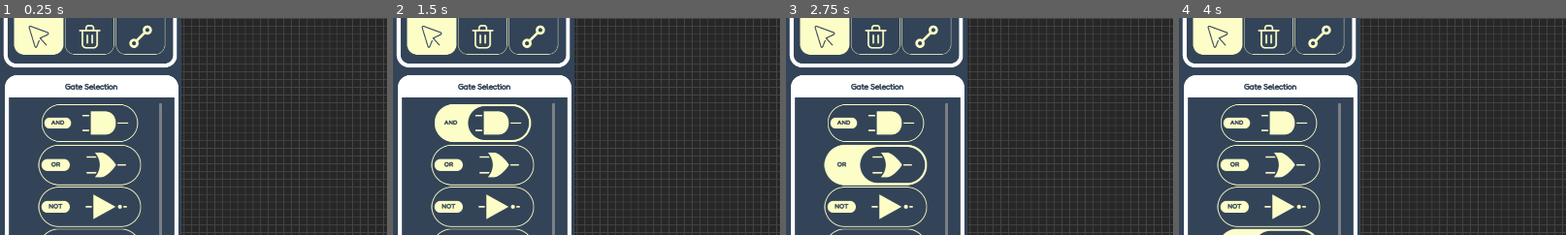
Above: before the commit, frames 1-4 (left to right).
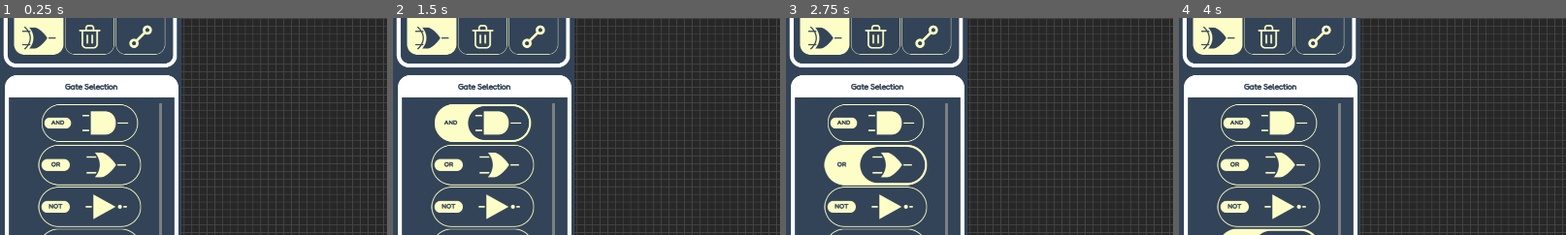
Above: after the commit, the same moments.

Repository: sleep-walkerr/CircuitCanvas
Game: Godot game, scene res://MainScene.tscn
Same seed, same stepped clock (60 frames per second), same inputs: the game is played once before the commit and once after it.
Inputs (mouse positions are % of the whole screen's width and height, from its top left):
- Up to frame 1 (0.25 s): no input
- Up to frame 2 (1.5 s): click (70, 2) at 0.5 s; click (12, 52) at 1.25 s
- Up to frame 3 (2.75 s): click (12, 62) at 2 s
- Up to frame 4 (4 s): click (12, 71) at 2.75 s; click (12, 81) at 3.5 s
The pictures show only the part of the screen within x 0-50%, y 28-78%; the shares and areas given below are measured in that part.

The runs differ from the first frame. In frame 1, 0.4% of the frame differs, in the area x 5-15%, y 3-15%; in frame 2, 0.4%; in frame 3, 0.4%; in frame 4, 0.4%.

Commit message:
Changed select button to gate button

Diff:
--- a/GUI/GeneralSelection.tscn
+++ b/GUI/GeneralSelection.tscn
@@ -1,10 +1,10 @@
 [gd_scene load_steps=15 format=3 uid="uid://cb38hi2hq3kvu"]
 
-[ext_resource type="Texture2D" uid="uid://bxr25pkm16p7v" path="res://Icons/select_button.png" id="1_3y0fm"]
 [ext_resource type="Script" path="res://GUI/general_selection.gd" id="1_ku5fe"]
 [ext_resource type="FontFile" uid="uid://dnjpgh3v7esbk" path="res://Fredoka/Fredoka-VariableFont_wdth,wght.ttf" id="1_omvwh"]
-[ext_resource type="Texture2D" uid="uid://cpj80nb7xmhdx" path="res://Icons/select_button_pressed.png" id="3_668ym"]
 [ext_resource type="Texture2D" uid="uid://bokcuv1twok7g" path="res://Icons/delete_button.png" id="3_c04gu"]
+[ext_resource type="Texture2D" uid="uid://dml7xmlds7725" path="res://Icons/gate_button.png" id="3_sl35g"]
+[ext_resource type="Texture2D" uid="uid://g61dw4mymjxr" path="res://Icons/gate_button_pressed.png" id="4_egnu5"]
 [ext_resource type="Texture2D" uid="uid://c1v4cla8xo33c" path="res://Icons/delete_button_pressed.png" id="4_fc0dt"]
 [ext_resource type="Texture2D" uid="uid://d4dmfs3r2618j" path="res://Icons/wire_button.png" id="5_vrndq"]
 [ext_resource type="Texture2D" uid="uid://ukr8jjfqb1q7" path="res://Icons/wire_button_pressed.png" id="7_2rpto"]
@@ -91,8 +91,8 @@
 mouse_filter = 1
 toggle_mode = true
 button_group = SubResource("ButtonGroup_0tkxs")
-texture_normal = ExtResource("1_3y0fm")
-texture_pressed = ExtResource("3_668ym")
+texture_normal = ExtResource("3_sl35g")
+texture_pressed = ExtResource("4_egnu5")
 
 [node name="delete_button" type="TextureButton" parent="CenterContainer/HBoxContainer"]
 layout_mode = 2
--- a/project.godot
+++ b/project.godot
@@ -26,9 +26,7 @@
 
 window/size/viewport_width=1920
 window/size/viewport_height=1080
-window/size/borderless=true
 window/size/transparent=true
-window/size/extend_to_title=true
 window/per_pixel_transparency/allowed=true
 window/vsync/vsync_mode=0
 
Binary file added: Icons/gate_button.png
Binary file added: Icons/gate_button_pressed.png
Binary file removed: Icons/select_button.png
Binary file removed: Icons/select_button_pressed.png
